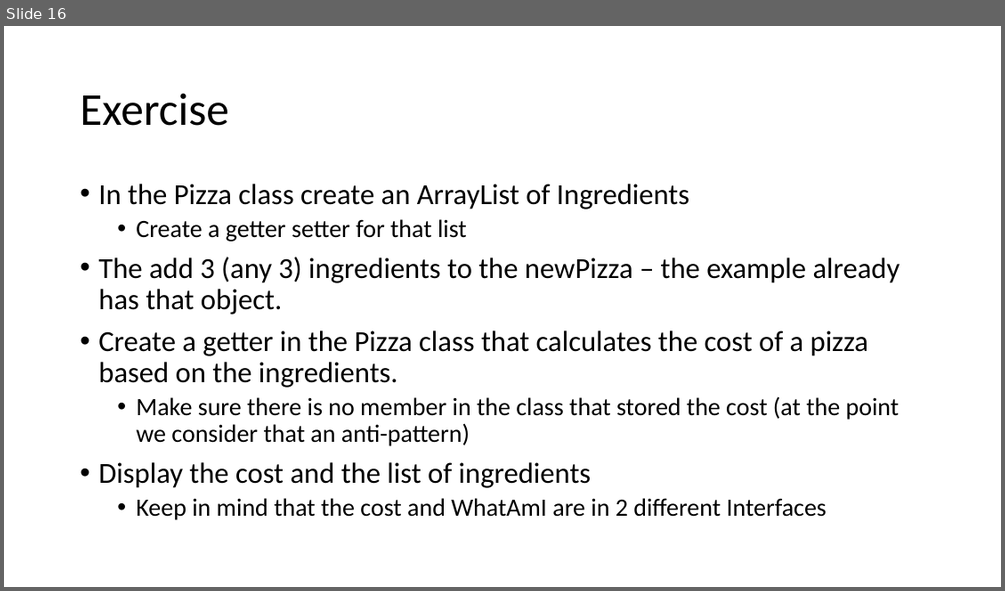
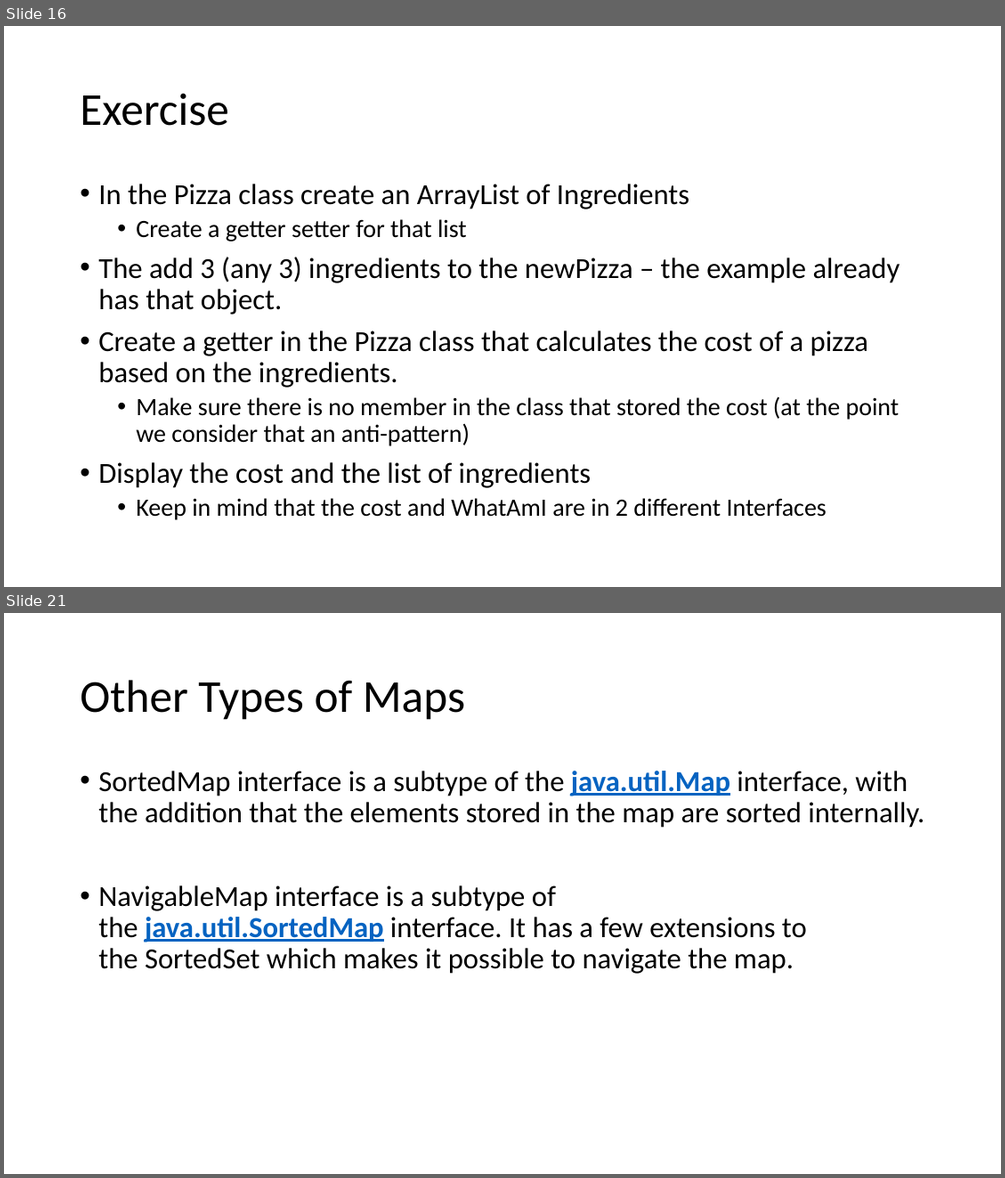
Before and after one commit to raulfiru/Tuesday-Lab, a slide deck: Session2/TuesdaysLab2.pptx. Shown one above the other, each under a label of ours: slide 16 before the commit, slides 16 and 21 after it; the slides between them are not shown. The pictures are 1005x591 and 1005x1178 pixels, drawn with LibreOffice and Linux fonts; fonts in the diff are those of the drawing. Boxes give left, top, right and bottom in pixels: in the first picture for what was removed or moved away, otherwise in the second. Text is boxed around its words. In the diff, an @@ line names an element or a change of style, - is before the commit and + after.

```diff
--- a/Session2/TuesdaysLab2.pptx
+++ b/Session2/TuesdaysLab2.pptx
@@ slide 21 added at <box>4,613,1001,1174</box>, background #FFFFFF @@
@@ title added at <box>80,680,465,720</box>, 44 pt, text #000000 @@
+Other Types of Maps
@@ text added at <box>98,771,924,973</box>, 28 pt, text #000000 @@
+• SortedMap interface is a subtype of the java.util.Map interface, with the addition that the elements stored in the map are sorted internally.
+• NavigableMap interface is a subtype of the java.util.SortedMap interface. It has a few extensions to the SortedSet which makes it possible to navigate the map.
```
Also in this commit, not shown: 9 other slides added.
